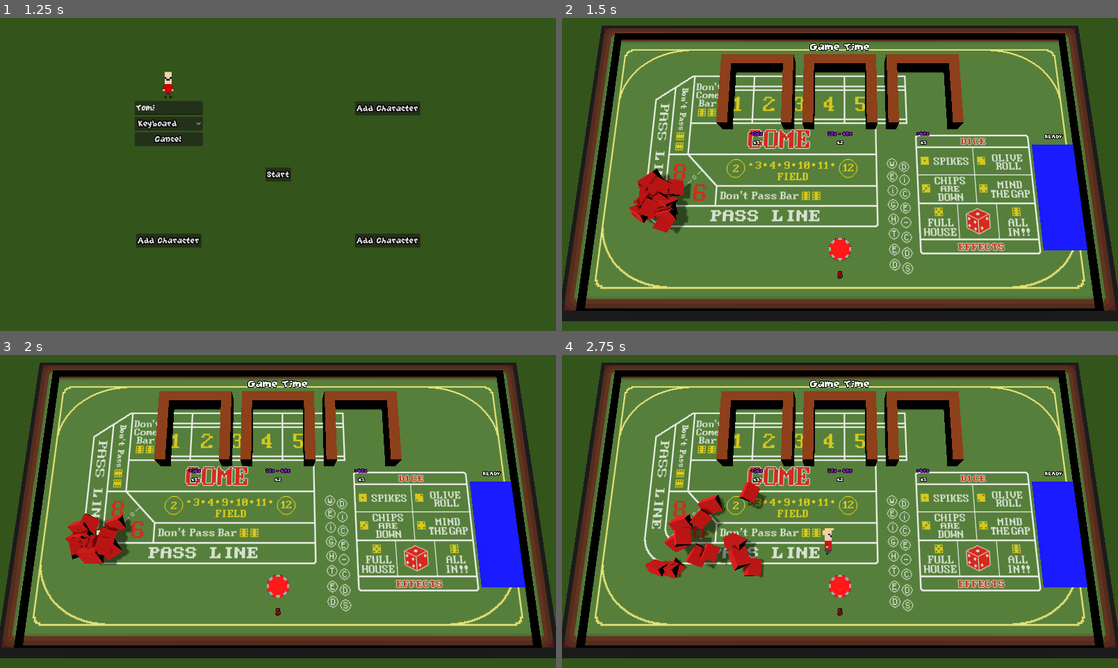
Above: before the commit, frames 1-4 (two rows, left to right).
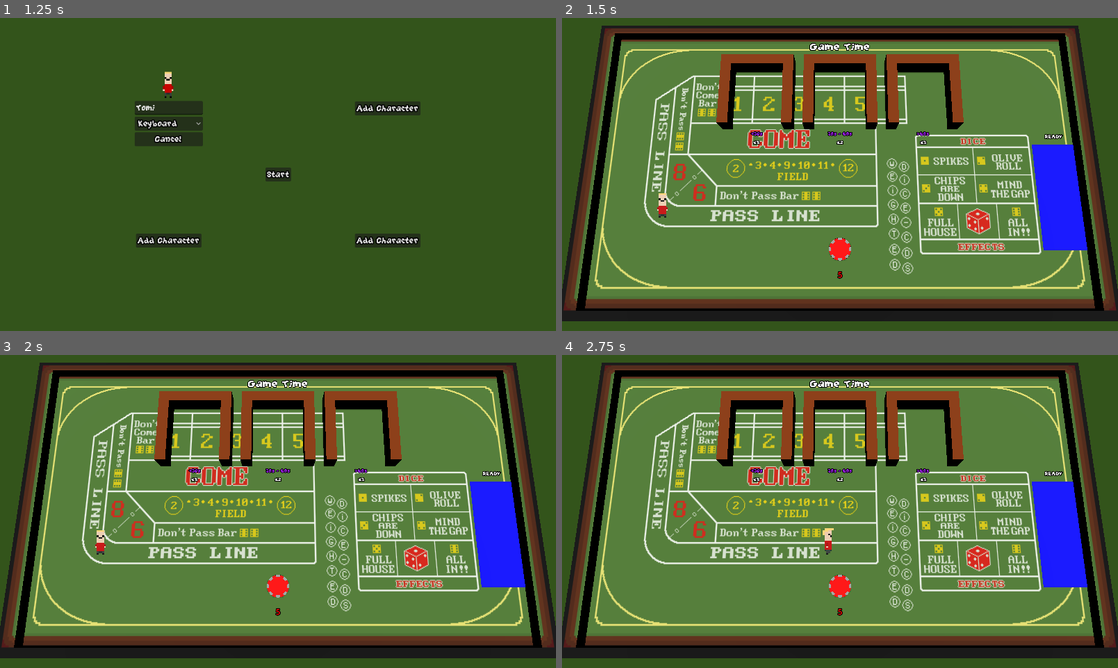
Above: after the commit, the same moments.

Repository: Laks0/weighted-dice-3d
Game: Godot game, scene res://Scenes/MainMenu/MainMenu.tscn
The game is run twice, just before and just after one commit, with the same random seed, the same clock (stepped at 60 frames per second) and the same inputs.
Inputs:
- Up to frame 1 (1.25 s): click "Vamo" at 0.5 s
- Up to frame 2 (1.5 s): click "Start" at 1.25 s
- Up to frame 3 (2 s): no input
- Up to frame 4 (2.75 s): tap Enter (grab_mouse) at 2 s; hold D (move_right_kb) from 2.03 s (still down); tap Alt (grab_kb2) at 2.1 s

Frame 1 is identical in both runs. In frame 2, 1.5% of the frame differs, in the area x 12-24%, y 48-69%; in frame 3, 1.4%; in frame 4, 2.7%, in the area x 15-37%, y 40-72%.

Commit message:
Fix problema con iniciar los ataques del dado en ready

Diff:
--- a/Classes/Die/Die.tscn
+++ b/Classes/Die/Die.tscn
@@ -1,11 +1,10 @@
-[gd_scene load_steps=23 format=3 uid="uid://bu6wud186flga"]
+[gd_scene load_steps=22 format=3 uid="uid://bu6wud186flga"]
 
 [ext_resource type="ArrayMesh" uid="uid://dgcb0orwcy1jn" path="res://Classes/Die/dado d6.obj" id="1_6r326"]
 [ext_resource type="Script" path="res://Classes/Die/Die.gd" id="1_qjoqg"]
 [ext_resource type="Script" path="res://addons/xsm/state.gd" id="3_67t0h"]
 [ext_resource type="Script" path="res://Classes/Die/StateMachine.gd" id="3_orssd"]
 [ext_resource type="Script" path="res://addons/xsm/state_rand.gd" id="4_m8stm"]
-[ext_resource type="Script" path="res://Classes/Die/StateMachine/PickRandom.gd" id="5_b5ovt"]
 [ext_resource type="Script" path="res://Classes/Die/StateMachine/Bursts/BurstsAttack.gd" id="5_qe015"]
 [ext_resource type="Script" path="res://Classes/Die/StateMachine/Roll/Stomp.gd" id="6_krck5"]
 [ext_resource type="Script" path="res://Classes/Die/StateMachine/Bursts/Prepare.gd" id="7_3cl3o"]
@@ -89,7 +88,11 @@
 [node name="RandomAttack" type="Node" parent="StateMachine"]
 script = ExtResource("4_m8stm")
 randomized = true
-priorities = {}
+priorities = {
+"Bursts": 1,
+"Jumps": 1,
+"PickRandom": 1
+}
 disabled = false
 debug_mode = false
 target_path = NodePath("")
@@ -97,12 +100,14 @@
 next_state = NodePath(".")
 
 [node name="PickRandom" type="Node" parent="StateMachine/RandomAttack"]
-script = ExtResource("5_b5ovt")
-disabled = false
-debug_mode = false
-target_path = NodePath("")
-timed = false
-next_state = NodePath("../../Roll")
+script = ExtResource("3_67t0h")
+disabled = false
+debug_mode = false
+target_path = NodePath("")
+timed = true
+waiting_time = 0.1
+on_timer_finished = 2
+next_state = NodePath("")
 
 [node name="Bursts" type="Node" parent="StateMachine/RandomAttack"]
 script = ExtResource("5_qe015")
--- a/Classes/Monigotes/DeathParticles.gd
+++ b/Classes/Monigotes/DeathParticles.gd
@@ -3,5 +3,7 @@
 @export var mesh : PrismMesh
 
 func _ready():
+	# Para que cada una tenga un color distinto hay que duplicar
+	# el mesh en cada monigote
 	draw_pass_1 = mesh.duplicate(true)
 	draw_pass_1.material.albedo_color = get_parent().player.color
--- a/Classes/Monigotes/Monigote.tscn
+++ b/Classes/Monigotes/Monigote.tscn
@@ -71,8 +71,10 @@
 shape = SubResource("CylinderShape3D_scrbw")
 
 [node name="DeathParticles" type="GPUParticles3D" parent="."]
+emitting = false
 amount = 15
 lifetime = 0.5
+one_shot = true
 explosiveness = 1.0
 visibility_aabb = AABB(-1.00047, -0.858382, -0.988018, 2.00094, 1.71676, 1.97604)
 process_material = SubResource("ParticleProcessMaterial_7joh5")
